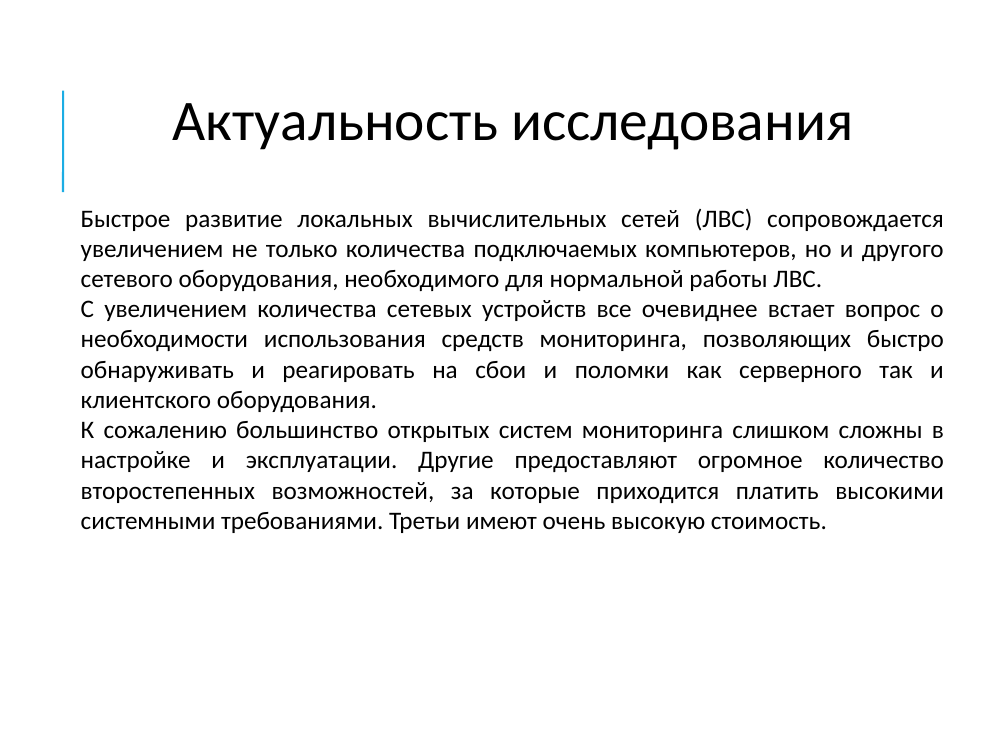
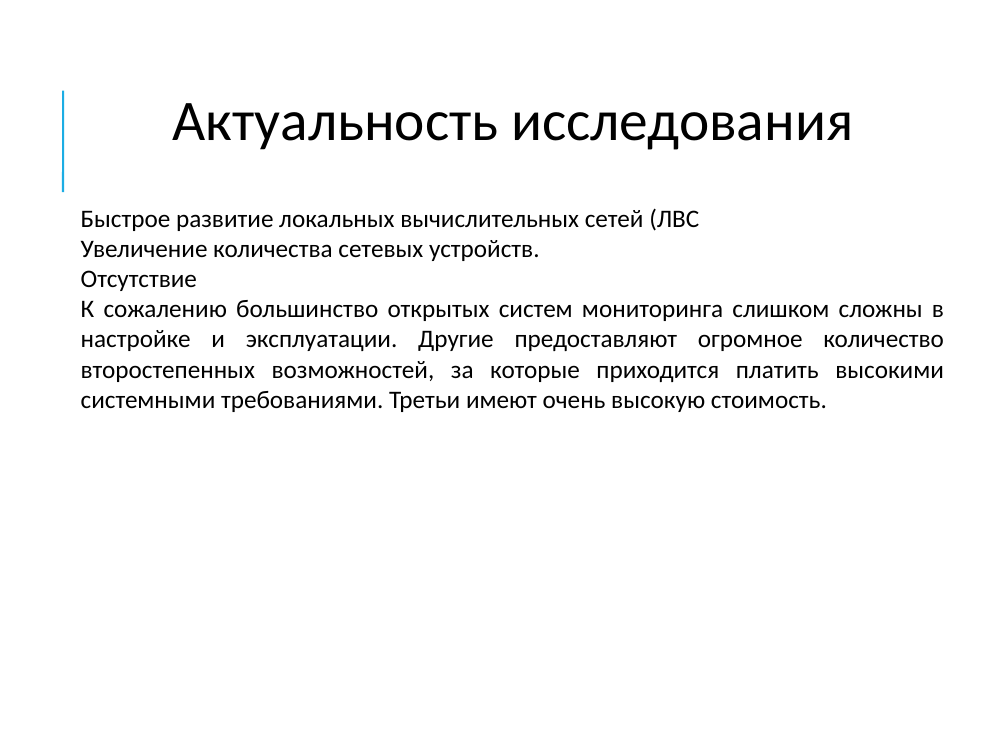
Before and after one commit to denis6705/diplom, a slide deck: slide 2 of Презентация 03.12.2018.ppt. Drawn at 1008x756 pixels with LibreOffice and Linux fonts; fonts in the diff are those of the drawing. Boxes give left, top, right and bottom in pixels: in the first picture for what was removed or moved away, otherwise in the second. Text is boxed around its words. In the diff, an @@ line names an element or a change of style, - is before the commit and + after.

Commit message:
sdf

```diff
--- a/Презентация 03.12.2018.ppt
+++ b/Презентация 03.12.2018.ppt
@@ text at box(81, 208, 699, 291): text changed @@
-Быстрое развитие локальных вычислительных сетей (ЛВС) сопровождается увеличением не только количества подключаемых компьютеров, но и другого сетевого оборудования, необходимого для нормальной работы ЛВС.
-С увеличением количества сетевых устройств все очевиднее встает вопрос о необходимости использования средств мониторинга, позволяющих быстро обнаруживать и реагировать на сбои и поломки как серверного так и клиентского оборудования.
+Быстрое развитие локальных вычислительных сетей (ЛВС
+Увеличение количества сетевых устройств.
+Отсутствие
```
Also in this commit, not shown: 6 other slides changed.
